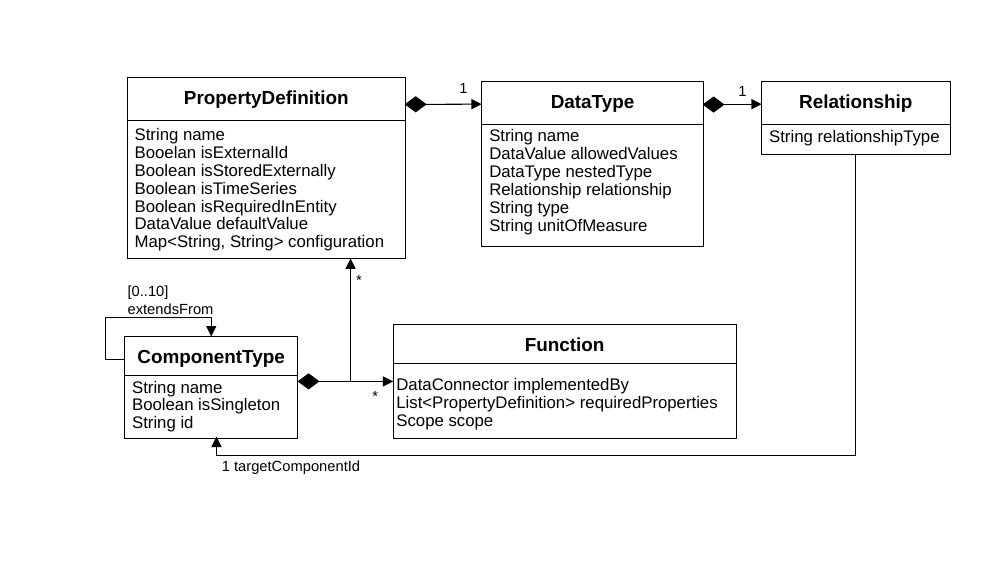
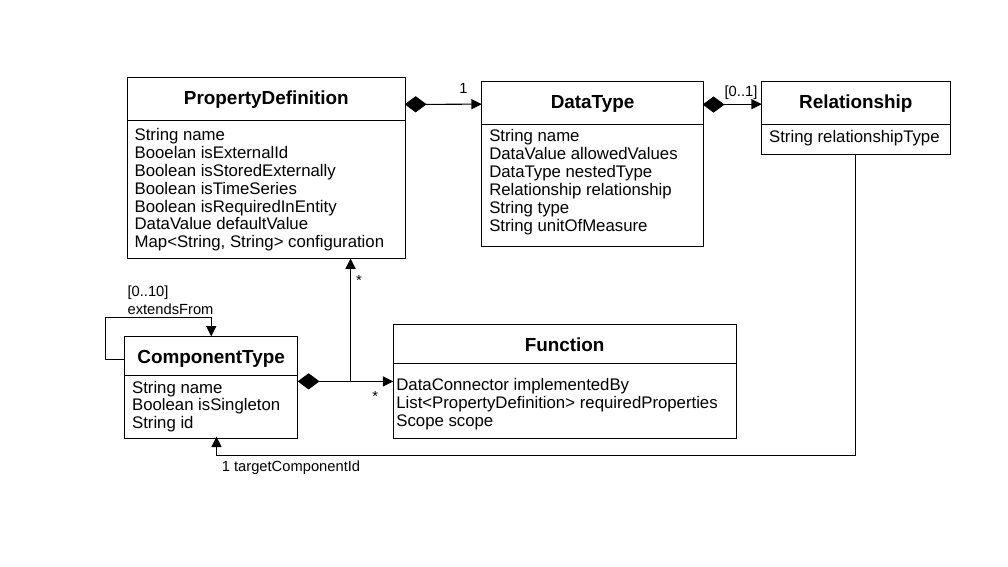
Before and after one commit to derlehner/dt_language_comparison, a slide deck: slide 16 of Figures.pptx. Drawn at 1008x567 pixels with LibreOffice and Linux fonts; fonts in the diff are those of the drawing. Boxes give left, top, right and bottom in pixels: in the first picture for what was removed or moved away, otherwise in the second. Text is boxed around its words. In the diff, an @@ line names an element or a change of style, - is before the commit and + after.

Commit message:
update

```diff
--- a/Figures.pptx
+++ b/Figures.pptx
@@ text at <box>725,85,758,99</box>: text changed @@
-1
+[0..1]
```
